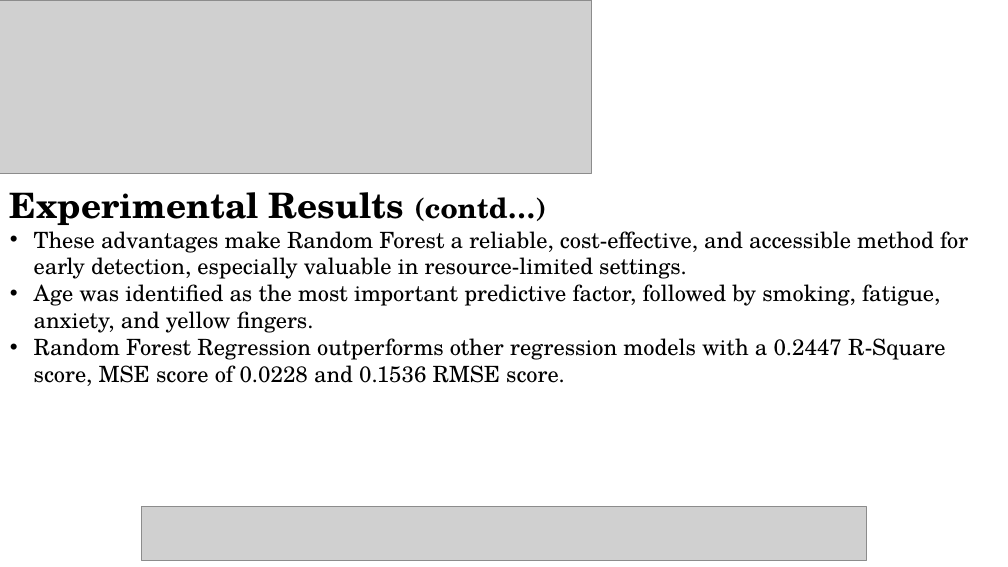
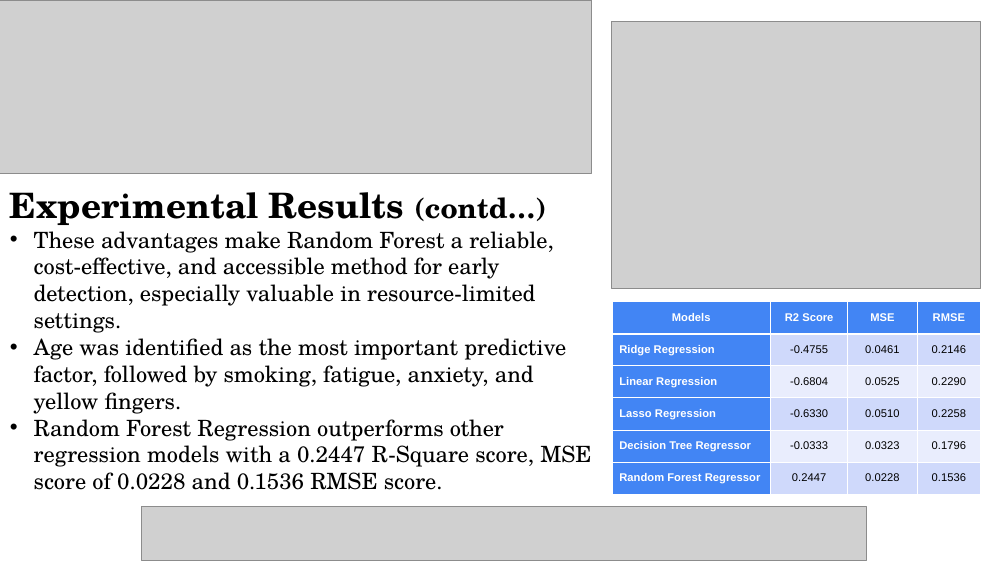
Before and after one commit to aadipoddar/Lung-Cancer-ML, a slide deck: slide 9 of Paper Presentation Template_NMITCON2025[1].ppt. Drawn at 1008x567 pixels with LibreOffice and Linux fonts; fonts in the diff are those of the drawing; grey boxes stand for pictures. Boxes give left, top, right and bottom in pixels: in the first picture for what was removed or moved away, otherwise in the second. Text is boxed around its words. In the diff, an @@ line names an element or a change of style, - is before the commit and + after.

Commit message:
Improved Ppt

```diff
--- a/Paper Presentation Template_NMITCON2025[1].ppt
+++ b/Paper Presentation Template_NMITCON2025[1].ppt
@@ picture added at <box>612,21,981,288</box> @@
@@ text "Experimental Results (contd…)" rewrapped from <box>10,192,968,386</box> to <box>10,192,591,490</box> @@
@@ table added at <box>612,301,981,494</box>, 6 rows, 4 columns @@
+Models | R2 Score | MSE | RMSE
+Ridge Regression | -0.4755 | 0.0461 | 0.2146
+Linear Regression | -0.6804 | 0.0525 | 0.2290
+Lasso Regression | -0.6330 | 0.0510 | 0.2258
+Decision Tree Regressor | -0.0333 | 0.0323 | 0.1796
+Random Forest Regressor | 0.2447 | 0.0228 | 0.1536
```
Also in this commit, not shown: 4 other slides changed, 1 other file.
